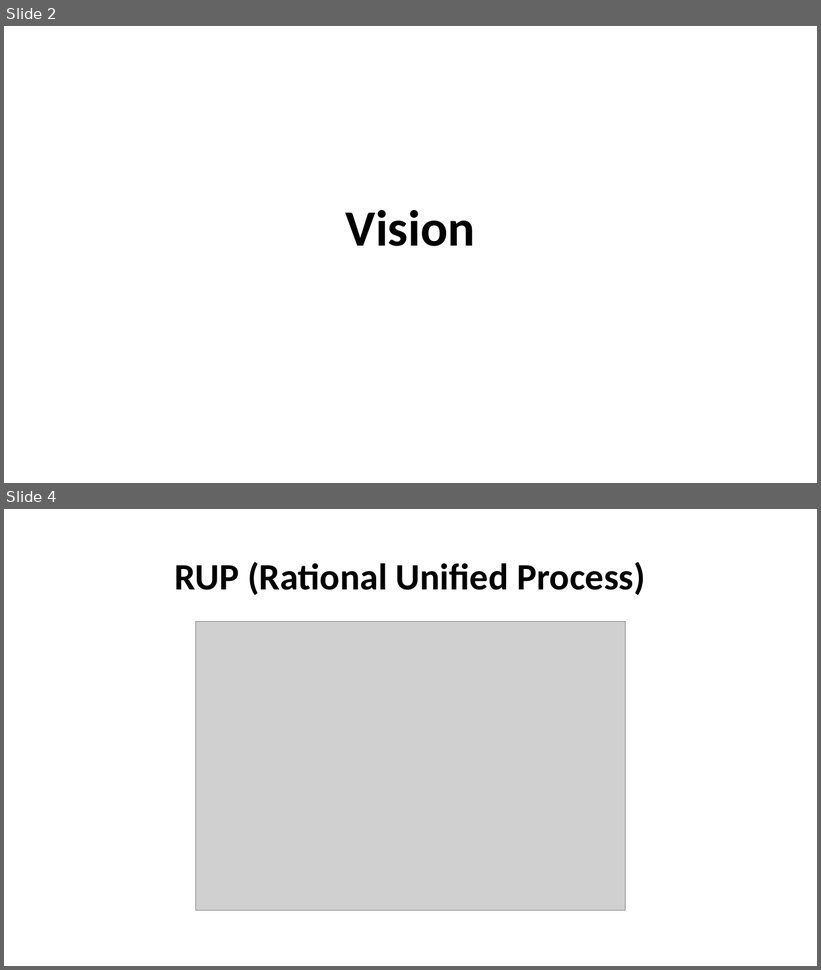
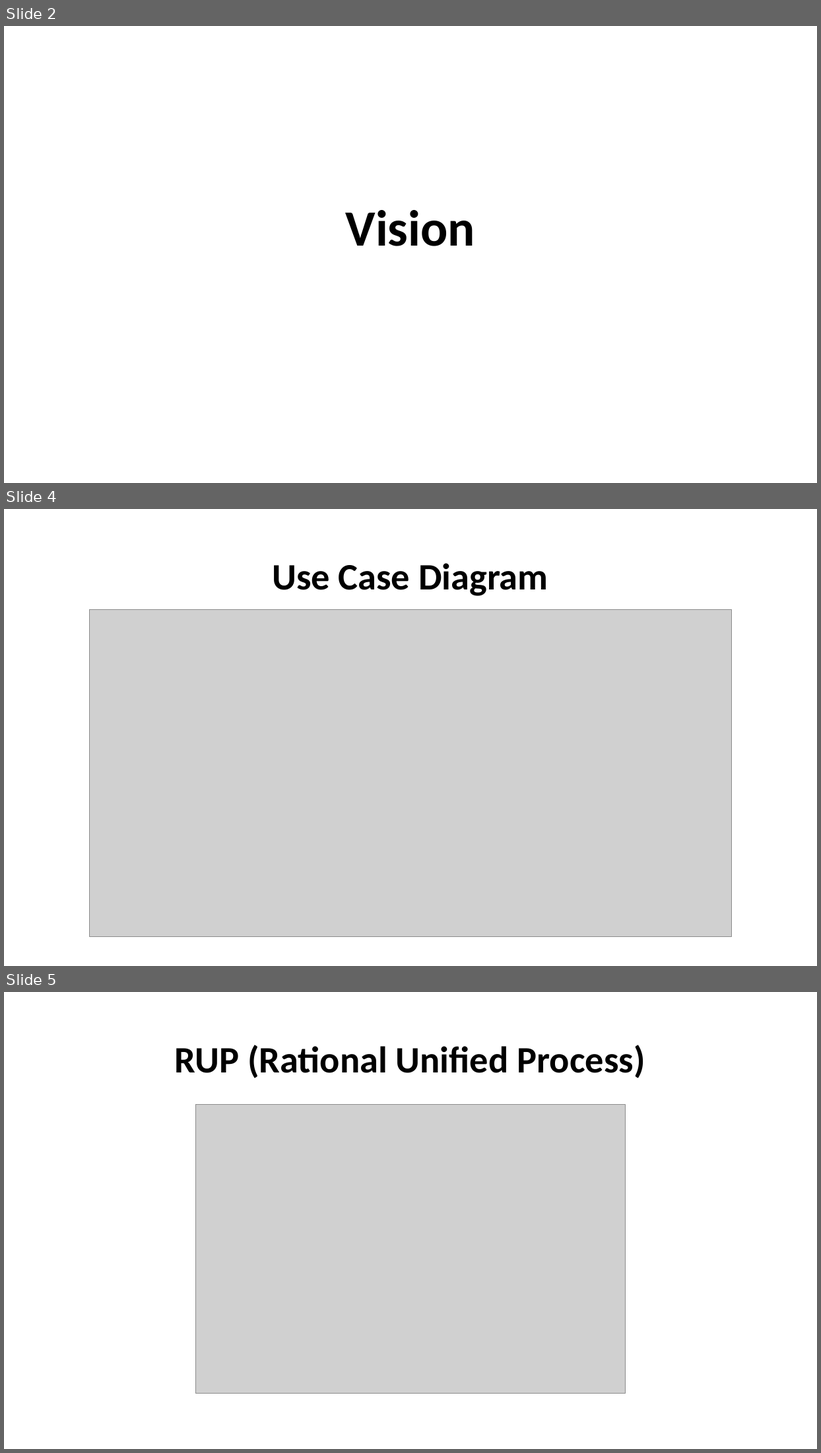
Before and after one commit to PosSystems/pos, a slide deck: PoS Systems.pptx. Shown one above the other, each under a label of ours: slides 2 and 4 before the commit, slides 2, 4 and 5 after it; the slides between them are not shown. The pictures are 821x970 and 821x1453 pixels, drawn with LibreOffice and Linux fonts; fonts in the diff are those of the drawing; grey boxes stand for pictures. Boxes give left, top, right and bottom in pixels: in the first picture for what was removed or moved away, otherwise in the second. Text is boxed around its words. In the diff, an @@ line names an element or a change of style, - is before the commit and + after.

```diff
--- a/PoS Systems.pptx
+++ b/PoS Systems.pptx
@@ slide 4 added at box(4, 509, 817, 966), background #FFFFFF @@
@@ title added at box(272, 563, 548, 596), 44 pt, text #000000, bold @@
+Use Case Diagram
@@ picture added at box(89, 609, 731, 937) @@
@@ what was slide 4 is now slide 5 @@
```
Also in this commit, not shown: 2 slides changed.
